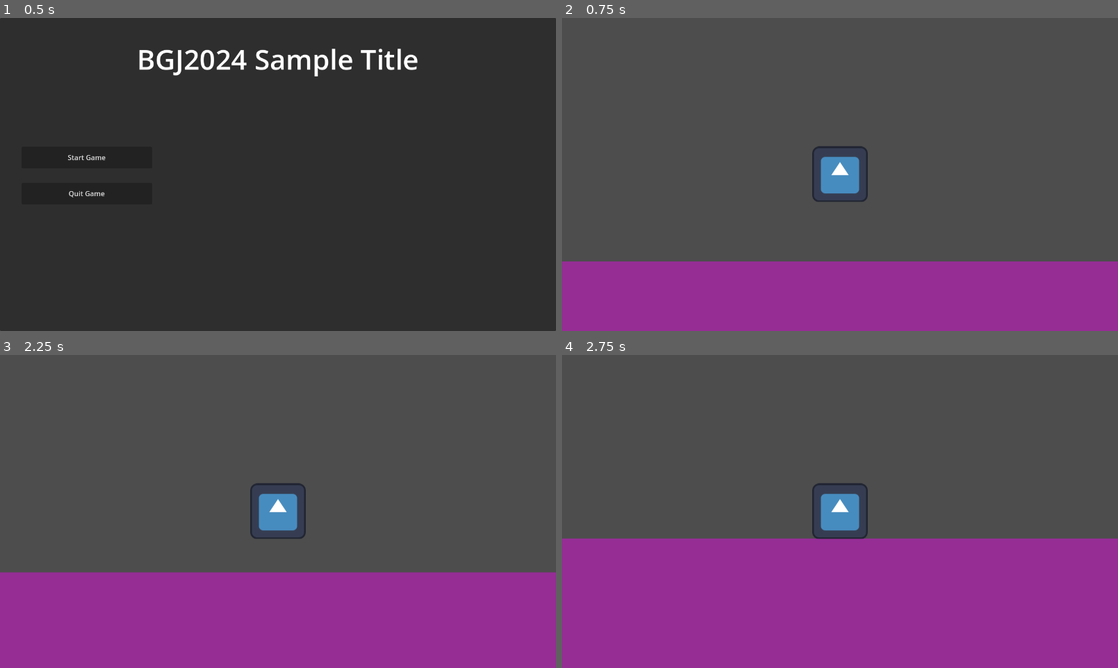
Above: before the commit, frames 1-4 (two rows, left to right).
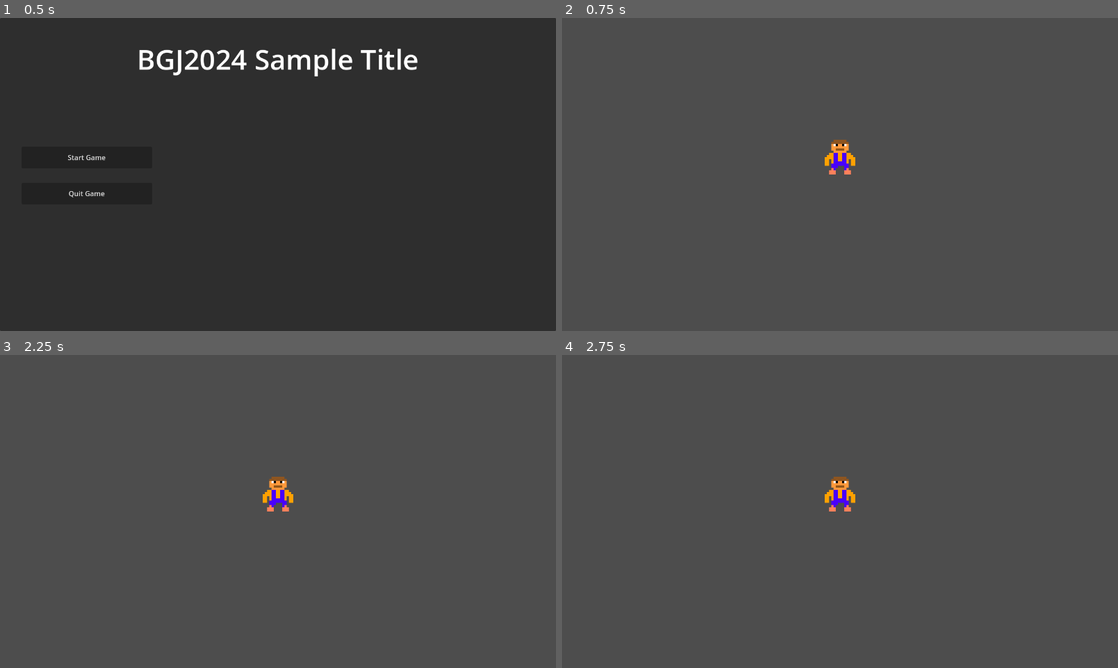
Above: after the commit, the same moments.

Repository: 20TB-ZipBomb/BGJ2024
Game: Godot game, scene res://scenes/main.tscn
Same seed, same stepped clock (60 frames per second), same inputs: the game is played once before the commit and once after it. The engine's default icon, where the game draws it, is replaced by a stand-in: a white triangle on a blue panel in a dark square.
Inputs (mouse positions are in pixels of both pictures, inside the frame that each line leads up to):
- Up to frame 1 (0.5 s): no input
- Up to frame 2 (0.75 s): click "Start Game" at 0.5 s
- Up to frame 3 (2.25 s): tap Enter at 1.25 s; move the mouse to (400, 495) at 1.27 s; hold D (move_right) 1.28-2.03 s; tap Space (shout, bound only after the commit) at 1.35, 2 s; click (400, 495) at 1.55 s; move the mouse to (166, 527) at 2.02 s; hold S (move_down) from 2.03 s (still down); click (166, 527) at 2.1 s
- Up to frame 4 (2.75 s): keep holding S (move_down); tap Space (shout, bound only after the commit) at 2.3 s

Frame 1 is identical in both runs. In frame 2, 23% of the frame differs, in the area x 0-100%, y 38-100%; in frame 3, 32%; in frame 4, 43%.

Commit message:
lasso + dragging + shout bar

Diff:
--- a/project.godot
+++ b/project.godot
@@ -58,6 +58,16 @@
 , Object(InputEventKey,"resource_local_to_scene":false,"resource_name":"","device":-1,"window_id":0,"alt_pressed":false …(186 unchanged characters)…
 ]
 }
+shout={
+"deadzone": 0.5,
+"events": [Object(InputEventKey,"resource_local_to_scene":false,"resource_name":"","device":-1,"window_id":0,"alt_pressed":false,"shift_pressed":false,"ctrl_pressed":false,"meta_pressed":false,"pressed":false,"keycode":0,"physical_keycode":32,"key_label":0,"unicode":32,"location":0,"echo":false,"script":null)
+]
+}
+use_lasso={
+"deadzone": 0.5,
+"events": [Object(InputEventMouseButton,"resource_local_to_scene":false,"resource_name":"","device":-1,"window_id":0,"alt_pressed":false,"shift_pressed":false,"ctrl_pressed":false,"meta_pressed":false,"button_mask":1,"position":Vector2(86, 15),"global_position":Vector2(95, 61),"factor":1.0,"button_index":1,"canceled":false,"pressed":true,"double_click":false,"script":null)
+]
+}
 
 [layer_names]
 
--- a/scenes/characters/player.tscn
+++ b/scenes/characters/player.tscn
@@ -1,22 +1,39 @@
-[gd_scene load_steps=4 format=3 uid="uid://jmen0e87ma80"]
+[gd_scene load_steps=5 format=3 uid="uid://jmen0e87ma80"]
 
 [ext_resource type="Script" path="res://scripts/player/player.gd" id="1_g4b2t"]
-[ext_resource type="Texture2D" uid="uid://dmvupanvyoqqx" path="res://icon.svg" id="1_lgaiw"]
+[ext_resource type="Texture2D" uid="uid://bpew4axhcdomu" path="res://assets/simple_farmer.png" id="2_fyp6h"]
+[ext_resource type="Texture2D" uid="uid://blkvh1qoyjbv3" path="res://assets/reticle.png" id="3_3xm4s"]
 
 [sub_resource type="RectangleShape2D" id="RectangleShape2D_ewt8a"]
-size = Vector2(129, 128)
+size = Vector2(8, 6.99438)
 
 [node name="Player" type="CharacterBody2D"]
-collision_layer = 2
+y_sort_enabled = true
 motion_mode = 1
 script = ExtResource("1_g4b2t")
 
 [node name="Camera2D" type="Camera2D" parent="."]
-position = Vector2(0, 0.5)
+zoom = Vector2(5, 5)
 
 [node name="Sprite2D" type="Sprite2D" parent="."]
-texture = ExtResource("1_lgaiw")
+texture_filter = 1
+position = Vector2(0, -8)
+texture = ExtResource("2_fyp6h")
 
 [node name="CollisionShape2D" type="CollisionShape2D" parent="."]
-position = Vector2(-0.5, 0)
+y_sort_enabled = true
+position = Vector2(0, -3.49719)
 shape = SubResource("RectangleShape2D_ewt8a")
+
+[node name="Reticle" type="Sprite2D" parent="."]
+unique_name_in_owner = true
+texture_filter = 1
+position = Vector2(0, -8)
+texture = ExtResource("3_3xm4s")
+
+[node name="RayCast2D" type="RayCast2D" parent="."]
+unique_name_in_owner = true
+position = Vector2(0, -4)
+collision_mask = 8
+hit_from_inside = true
+collide_with_areas = true
--- /dev/null
+++ b/scenes/characters/test_animal.tscn
@@ -0,0 +1,31 @@
+[gd_scene load_steps=4 format=3 uid="uid://d2m7e7f1ij6ss"]
+
+[ext_resource type="Texture2D" uid="uid://bpew4axhcdomu" path="res://assets/simple_farmer.png" id="1_tk66g"]
+
+[sub_resource type="RectangleShape2D" id="RectangleShape2D_7ek5w"]
+size = Vector2(8, 7)
+
+[sub_resource type="CircleShape2D" id="CircleShape2D_66sfl"]
+radius = 14.0
+
+[node name="TestAnimal" type="CharacterBody2D"]
+y_sort_enabled = true
+motion_mode = 1
+
+[node name="CollisionShape2D" type="CollisionShape2D" parent="."]
+y_sort_enabled = true
+position = Vector2(0, -3.5)
+shape = SubResource("RectangleShape2D_7ek5w")
+
+[node name="Sprite2D" type="Sprite2D" parent="."]
+texture_filter = 1
+position = Vector2(0, -8)
+texture = ExtResource("1_tk66g")
+
+[node name="LassoableArea" type="Area2D" parent="."]
+position = Vector2(0, -6)
+collision_layer = 8
+collision_mask = 8
+
+[node name="CollisionShape2D" type="CollisionShape2D" parent="LassoableArea"]
+shape = SubResource("CircleShape2D_66sfl")
--- /dev/null
+++ b/scenes/levels/alex_test_level.tscn
@@ -0,0 +1,70 @@
+[gd_scene load_steps=5 format=3 uid="uid://c3alwvlu7bmqq"]
+
+[ext_resource type="PackedScene" uid="uid://jmen0e87ma80" path="res://scenes/characters/player.tscn" id="1_uer05"]
+[ext_resource type="Texture2D" uid="uid://bqnfiiqshhhha" path="res://assets/grass_tile.png" id="1_yopsd"]
+[ext_resource type="PackedScene" uid="uid://ce8i21qt6ws87" path="res://scenes/ui/shout_bar.tscn" id="3_kng4s"]
+[ext_resource type="PackedScene" uid="uid://d2m7e7f1ij6ss" path="res://scenes/characters/test_animal.tscn" id="4_wejr3"]
+
+[node name="AlexTestLevel" type="Node"]
+
+[node name="Node2D" type="Node2D" parent="."]
+y_sort_enabled = true
+
+[node name="TextureRect" type="TextureRect" parent="Node2D"]
+texture_filter = 1
+texture_repeat = 2
+anchors_preset = 8
+anchor_left = 0.5
+anchor_top = 0.5
+anchor_right = 0.5
+anchor_bottom = 0.5
+offset_left = -359.0
+offset_top = -225.5
+offset_right = 359.0
+offset_bottom = 225.5
+grow_horizontal = 2
+grow_vertical = 2
+texture = ExtResource("1_yopsd")
+stretch_mode = 1
+metadata/_edit_lock_ = true
+
+[node name="Player" parent="Node2D" instance=ExtResource("1_uer05")]
+lasso_range = 20.0
+
+[node name="TestAnimal" parent="Node2D" instance=ExtResource("4_wejr3")]
+position = Vector2(-54, 25)
+
+[node name="TestAnimal2" parent="Node2D" instance=ExtResource("4_wejr3")]
+position = Vector2(-47, -33)
+
+[node name="TestAnimal3" parent="Node2D" instance=ExtResource("4_wejr3")]
+position = Vector2(62, -32)
+
+[node name="TestAnimal4" parent="Node2D" instance=ExtResource("4_wejr3")]
+position = Vector2(59, 33)
+
+[node name="CanvasLayer" type="CanvasLayer" parent="."]
+
+[node name="HUD" type="Control" parent="CanvasLayer"]
+layout_mode = 3
+anchors_preset = 3
+anchor_left = 1.0
+anchor_top = 1.0
+anchor_right = 1.0
+anchor_bottom = 1.0
+offset_left = -1086.0
+offset_top = -607.0
+offset_right = -1046.0
+offset_bottom = -567.0
+grow_horizontal = 0
+grow_vertical = 0
+size_flags_horizontal = 8
+size_flags_vertical = 8
+metadata/_edit_use_anchors_ = true
+
+[node name="ShoutBar" parent="CanvasLayer/HUD" instance=ExtResource("3_kng4s")]
+layout_mode = 1
+offset_left = 953.0
+offset_top = 534.0
+offset_right = 953.0
+offset_bottom = 534.0
--- /dev/null
+++ b/scenes/pen.tscn
@@ -0,0 +1,7 @@
+[gd_scene format=3 uid="uid://d1e1gu4wfx840"]
+
+[node name="Pen" type="Node2D"]
+
+[node name="TextureRect" type="TextureRect" parent="."]
+offset_right = 40.0
+offset_bottom = 40.0
--- /dev/null
+++ b/scenes/ui/shout_bar.tscn
@@ -0,0 +1,42 @@
+[gd_scene load_steps=2 format=3 uid="uid://ce8i21qt6ws87"]
+
+[ext_resource type="Script" path="res://scripts/ui/shout_bar.gd" id="1_vyfse"]
+
+[node name="ShoutBar" type="Control"]
+layout_mode = 3
+anchors_preset = 8
+anchor_left = 0.5
+anchor_top = 0.5
+anchor_right = 0.5
+anchor_bottom = 0.5
+grow_horizontal = 2
+grow_vertical = 2
+size_flags_horizontal = 4
+script = ExtResource("1_vyfse")
+
+[node name="Label" type="Label" parent="."]
+unique_name_in_owner = true
+layout_mode = 2
+offset_left = -29.5
+offset_top = -27.0
+offset_right = 29.5
+offset_bottom = -4.0
+text = "SHOUT!"
+
+[node name="ProgressBar" type="ProgressBar" parent="."]
+unique_name_in_owner = true
+layout_mode = 1
+anchors_preset = 8
+anchor_left = 0.5
+anchor_top = 0.5
+anchor_right = 0.5
+anchor_bottom = 0.5
+offset_left = -65.37
+offset_top = -2.0
+offset_right = 65.37
+offset_bottom = 25.0
+grow_horizontal = 2
+grow_vertical = 2
+max_value = 1.0
+step = 0.001
+show_percentage = false
--- a/scripts/autoloads/globals.gd
+++ b/scripts/autoloads/globals.gd
@@ -3,3 +3,7 @@
 # Global script for holding references to things and stuff
 var main: Node
 var player: CharacterBody2D
+
+
+signal shout(player_position: Vector2) # Provides the position the shout originated from
+signal shout_energy(value: float) # set shout energy. 0 is no shout, 1 is shout ready
--- a/scripts/player/player.gd
+++ b/scripts/player/player.gd
@@ -1,8 +1,20 @@
+class_name PlayerController
 extends CharacterBody2D
 
+@export var shout_cooldown: float = 5 # Seconds
+@export var speed: float = 80.0
+@export var speed_reduction_per_dragged_body: float = 10.0
+## The minimum distance an animal needs to be from the player for it to be dragged while being lassoed.
+@export var min_drag_distance: float = 20 # Measured in pixels
+@export var lasso_range: float = 50 # Measured in pixels
+## The amount of time you have to target an animal after you stop targetting it. Measured in seconds.
+@export var lasso_grace_period: float = 0.2
 
-@export var speed: float = 300.0
-@export var jump_velocity: float = -400.0
+@onready var raycast: RayCast2D = %RayCast2D
+@onready var reticle: Sprite2D = %Reticle
+
+var dragged_bodies: Array[CharacterBody2D] = []
+var current_shout_cooldown: float = 0
 
 func _ready() -> void:
 	Globals.player = self
@@ -11,6 +23,34 @@
 	# Get the input direction and handle the movement/deceleration.
 	# As good practice, you should replace UI actions with custom gameplay actions.
 	var direction := Input.get_vector("move_left", "move_right", "move_up", "move_down")
-	velocity = direction * speed
 
+	if direction.length() > 0:
+		raycast.target_position = direction.normalized() * lasso_range
+
+	# Handle targetting and lassoing of animals
+	var body: Area2D = raycast.get_collider()
+	if body and body is Area2D and body.owner not in dragged_bodies:
+		reticle.visible = true
+		reticle.global_position = body.global_position
+		if Input.is_action_just_pressed("use_lasso"):
+			dragged_bodies.append(body.owner)
+	else:
+		reticle.visible = false
+
+
+	velocity = direction * clampf(speed - (dragged_bodies.size() * speed_reduction_per_dragged_body), 0, speed)
 	move_and_slide()
+
+	# Drag lassoed animals
+	for collision_object: CharacterBody2D in dragged_bodies:
+		if global_position.distance_to(collision_object.global_position) > min_drag_distance:
+			collision_object.velocity = (global_position - collision_object.global_position) * 0.7
+			collision_object.move_and_slide()
+
+func _process(delta: float):
+	current_shout_cooldown += delta
+	Globals.shout_energy.emit(clampf(current_shout_cooldown / shout_cooldown, 0, 1))
+	if Input.is_action_just_pressed("shout") and current_shout_cooldown >= shout_cooldown:
+		Globals.shout.emit(global_position)
+		current_shout_cooldown = 0
+		print("Shouted")
--- /dev/null
+++ b/scripts/ui/shout_bar.gd
@@ -0,0 +1,15 @@
+class_name ShoutProgressBar
+extends Control
+
+@onready var label: Label = %Label
+@onready var progress_bar: ProgressBar = %ProgressBar
+
+func _ready():
+	Globals.shout_energy.connect(set_progress)
+
+func set_progress(percentage: float):
+	progress_bar.value = percentage
+	if percentage < 1:
+		label.text = "Charging..."
+	else:
+		label.text = "SHOUT!"
Binary file added: assets/cow.png
Not shown, added: assets/cow.png.import
Binary file added: assets/grass_tile.png
Not shown, added: assets/grass_tile.png.import
Binary file added: assets/reticle.png
Not shown, added: assets/reticle.png.import
Binary file added: assets/simple_farmer.png
Not shown, added: assets/simple_farmer.png.import
Binary file added: assets/wood_tile.png
Not shown, added: assets/wood_tile.png.import
Not shown, changed: .gitignore
